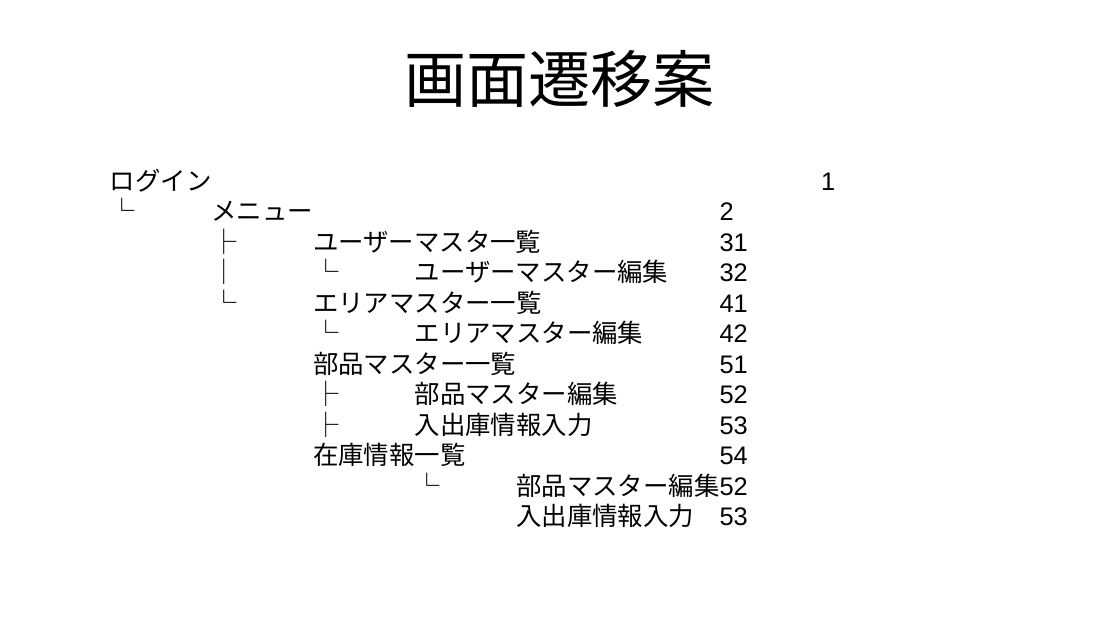
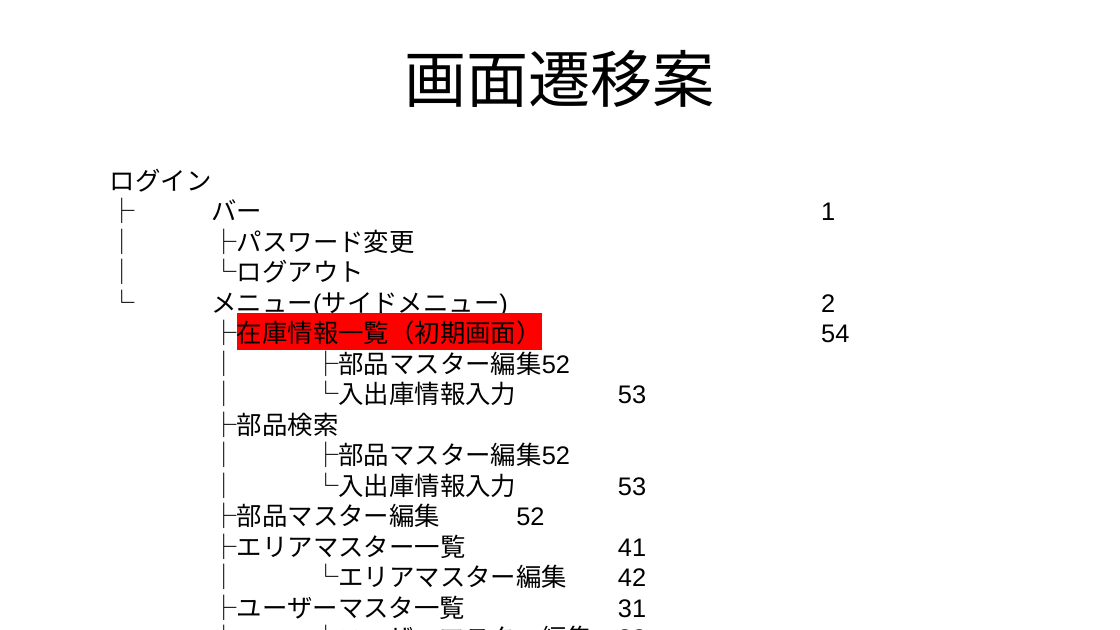
Before and after one commit to roja1988/88_WorkProduct, a slide deck: slide 6 of document/制作物_案.pptx. Drawn at 1120x630 pixels with LibreOffice and Linux fonts; fonts in the diff are those of the drawing. Boxes give left, top, right and bottom in pixels: in the first picture for what was removed or moved away, otherwise in the second. Text is boxed around its words. In the diff, an @@ line names an element or a change of style, - is before the commit and + after.

Commit message:
エリアマスター、エリアー検索、ログ検索、メインテンプレート、パスワード変更、在庫一覧、ユーザーマスター、ユーザー検索の各画面を追加。

```diff
--- a/document/制作物_案.pptx
+++ b/document/制作物_案.pptx
@@ text at (110, 169, 646, 620): text changed @@
-ログイン 1
-└ メニュー 2
-├ ユーザーマスタ一覧 31
-│ └ ユーザーマスター編集 32
-└ エリアマスター一覧 41
-└ エリアマスター編集 42
-部品マスター一覧 51
-├ 部品マスター編集 52
-├ 入出庫情報入力 53
-在庫情報一覧 54
-└ 部品マスター編集52
-入出庫情報入力 53
+ログイン
+├ バー 1
+│ ├パスワード変更
+│ └ログアウト
+└ メニュー(サイドメニュー) 2
+├在庫情報一覧（初期画面） 54
+│ ├部品マスター編集52
+│ └入出庫情報入力 53
+├部品検索
+│ ├部品マスター編集52
+│ └入出庫情報入力 53
+├部品マスター編集 52
+├エリアマスター一覧 41
+│ └エリアマスター編集 42
+├ユーザーマスタ一覧 31
+│ └ユーザーマスター編集 32
+└ログ検索
```
Also in this commit, not shown: 5 other slides changed, 2 slides added, 10 other files.
